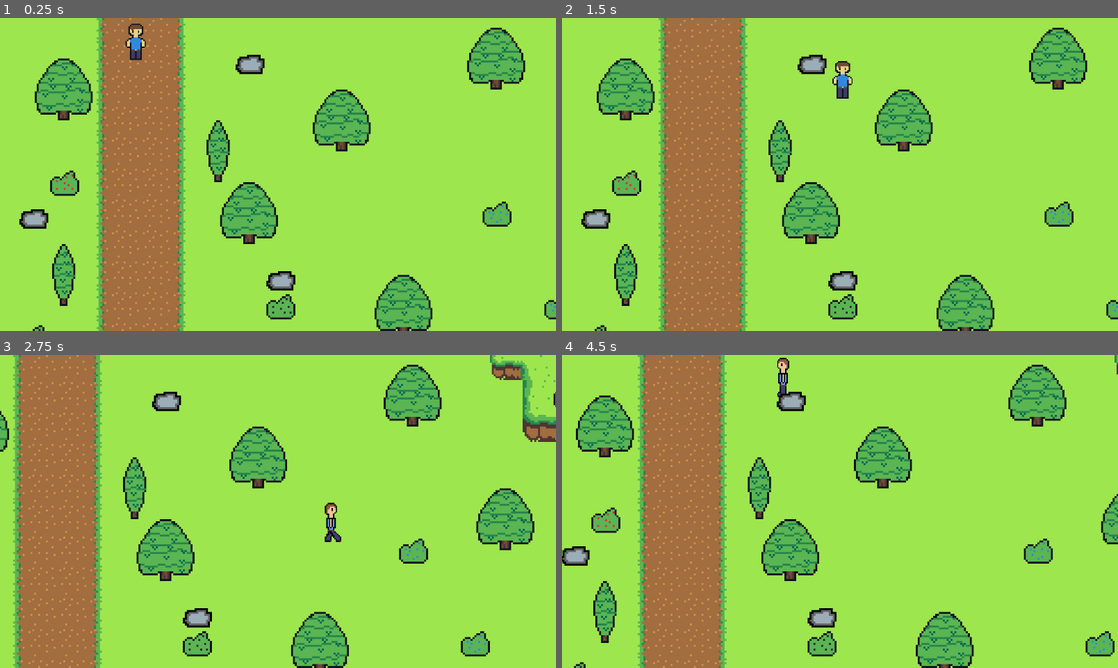
Above: before the commit, frames 1-4 (two rows, left to right).
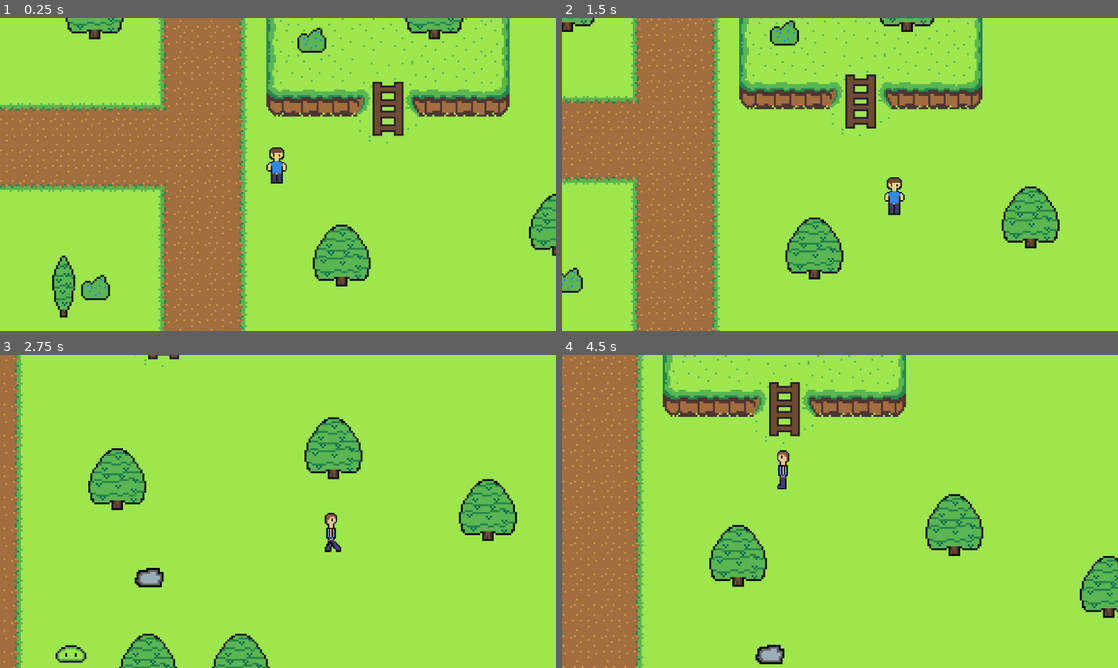
Above: after the commit, the same moments.

Repository: P3anutBu113r/glichlands-game
Game: Godot game, scene res://scenes/levels/plains/junction.tscn
Two runs of this game, one before a commit and one after it. Both use one fixed random seed, a clock stepped at 60 frames per second and the inputs below. Before the commit the project starts from res://scenes/junction.tscn.
Inputs (mouse positions are in pixels of both pictures, inside the frame that each line leads up to):
- Up to frame 1 (0.25 s): no input
- Up to frame 2 (1.5 s): move the mouse to (962, 158) at 0.52 s; hold Right (ui_right) 0.53-1.28 s; click (962, 158) at 0.6 s; move the mouse to (728, 190) at 1.27 s; hold Down (ui_down) from 1.28 s (still down); tap Space (space) at 1.35 s
- Up to frame 3 (2.75 s): move the mouse to (333, 442) at 2.02 s; release Down (ui_down) at 2.03 s; hold Right (ui_right) from 2.03 s (still down); click (333, 442) at 2.1 s
- Up to frame 4 (4.5 s): move the mouse to (812, 574) at 2.77 s; release Right (ui_right) at 2.78 s; hold Up (ui_up) 2.78-3.53 s; tap Space (space) at 2.85, 4.35 s; move the mouse to (1006, 558) at 3.52 s; hold Left (ui_left) from 3.53 s (still down); click (1006, 558) at 3.6 s; move the mouse to (673, 464) at 4.27 s

The runs differ from the first frame. In frame 1, 43% of the frame differs, in the area x 0-100%, y 0-100%; in frame 2, 33%; in frame 3, 33%; in frame 4, 45%.

Commit message:
HOLY SHIT I FOUND THE ERROR

Diff:
--- a/project.godot
+++ b/project.godot
@@ -11,13 +11,14 @@
 [application]
 
 config/name="random game"
-run/main_scene="res://scenes/junction.tscn"
+run/main_scene="res://scenes/levels/plains/junction.tscn"
 config/features=PackedStringArray("4.3", "GL Compatibility")
 config/icon="res://icon.svg"
 
 [autoload]
 
 Global="*res://scripts/global.gd"
+NavigationManager="*res://scripts/Navigation_manager.gd"
 
 [display]
 
--- a/scenes/character.tscn
+++ b/scenes/characters/character.tscn
@@ -1,91 +1,91 @@
 [gd_scene load_steps=41 format=3 uid="uid://byqwrxtmyt6ql"]
 
-[ext_resource type="Texture2D" uid="uid://c4i8g6inr645q" path="res://art/Character spritesheets/the guy/the guy.png" id="1_hpyxm"]
-[ext_resource type="Script" path="res://scripts/character.gd" id="1_tsvs4"]
-[ext_resource type="Texture2D" uid="uid://lqyp3yuetoga" path="res://art/Character spritesheets/the guy/Behind_hurtt.png" id="2_dxawm"]
-[ext_resource type="Texture2D" uid="uid://de114upjslulx" path="res://art/Character spritesheets/the guy/Right-Sideways-guy1-sheet.png" id="3_7j5o5"]
-[ext_resource type="Texture2D" uid="uid://cwo8klrmqcb4n" path="res://art/Character spritesheets/the guy/the guy walking-sheet.png" id="3_gunpy"]
-[ext_resource type="Texture2D" uid="uid://btt12jfiyqha7" path="res://art/Character spritesheets/the guy/the guy up idle.png" id="3_pqy8k"]
-[ext_resource type="Texture2D" uid="uid://cfbl3h2t2n2lj" path="res://art/Character spritesheets/the guy/the guy_hurt_down.png" id="4_ghtb7"]
-[ext_resource type="Texture2D" uid="uid://vr0502el1pev" path="res://art/Character spritesheets/the guy/Left-Sideways-guy1-sheet-sheet.png" id="5_35v0i"]
-[ext_resource type="Texture2D" uid="uid://c4xdf2g5unbrw" path="res://art/Character spritesheets/the guy/side_hurt.png" id="7_514g0"]
-[ext_resource type="Texture2D" uid="uid://cy436emcu3h7g" path="res://art/Character spritesheets/the guy/the guy behind walking1-sheet-sheet.png" id="7_qk2ia"]
-[ext_resource type="Texture2D" uid="uid://d12o3rc4nnlpt" path="res://art/Weapons/wood sword 1.png" id="8_e344q"]
+[ext_resource type="Script" path="res://scripts/character.gd" id="1_qkru6"]
+[ext_resource type="Texture2D" uid="uid://c4i8g6inr645q" path="res://art/Character spritesheets/the guy/the guy.png" id="2_x0j30"]
+[ext_resource type="Texture2D" uid="uid://cwo8klrmqcb4n" path="res://art/Character spritesheets/the guy/the guy walking-sheet.png" id="3_f3b57"]
+[ext_resource type="Texture2D" uid="uid://cfbl3h2t2n2lj" path="res://art/Character spritesheets/the guy/the guy_hurt_down.png" id="4_insye"]
+[ext_resource type="Texture2D" uid="uid://de114upjslulx" path="res://art/Character spritesheets/the guy/Right-Sideways-guy1-sheet.png" id="5_1yo43"]
+[ext_resource type="Texture2D" uid="uid://vr0502el1pev" path="res://art/Character spritesheets/the guy/Left-Sideways-guy1-sheet-sheet.png" id="6_kpbx2"]
+[ext_resource type="Texture2D" uid="uid://c4xdf2g5unbrw" path="res://art/Character spritesheets/the guy/side_hurt.png" id="7_7hp2t"]
+[ext_resource type="Texture2D" uid="uid://btt12jfiyqha7" path="res://art/Character spritesheets/the guy/the guy up idle.png" id="8_6t5c8"]
+[ext_resource type="Texture2D" uid="uid://cy436emcu3h7g" path="res://art/Character spritesheets/the guy/the guy behind walking1-sheet-sheet.png" id="9_afq34"]
+[ext_resource type="Texture2D" uid="uid://lqyp3yuetoga" path="res://art/Character spritesheets/the guy/Behind_hurtt.png" id="10_1vxo0"]
+[ext_resource type="Texture2D" uid="uid://d12o3rc4nnlpt" path="res://art/Weapons/wood sword 1.png" id="11_ec3om"]
 
 [sub_resource type="AtlasTexture" id="AtlasTexture_vbbgd"]
-atlas = ExtResource("1_hpyxm")
+atlas = ExtResource("2_x0j30")
 region = Rect2(0, 0, 16, 32)
 
 [sub_resource type="AtlasTexture" id="AtlasTexture_nyxsg"]
-atlas = ExtResource("1_hpyxm")
+atlas = ExtResource("2_x0j30")
 region = Rect2(16, 0, 16, 32)
 
 [sub_resource type="AtlasTexture" id="AtlasTexture_x8ulv"]
-atlas = ExtResource("3_gunpy")
+atlas = ExtResource("3_f3b57")
 region = Rect2(0, 0, 16, 32)
 
 [sub_resource type="AtlasTexture" id="AtlasTexture_woams"]
-atlas = ExtResource("3_gunpy")
+atlas = ExtResource("3_f3b57")
 region = Rect2(16, 0, 16, 32)
 
 [sub_resource type="AtlasTexture" id="AtlasTexture_6x68y"]
-atlas = ExtResource("3_gunpy")
+atlas = ExtResource("3_f3b57")
 region = Rect2(32, 0, 16, 32)
 
 [sub_resource type="AtlasTexture" id="AtlasTexture_rh1ul"]
-atlas = ExtResource("3_gunpy")
+atlas = ExtResource("3_f3b57")
 region = Rect2(48, 0, 16, 32)
 
 [sub_resource type="AtlasTexture" id="AtlasTexture_3kort"]
-atlas = ExtResource("4_ghtb7")
+atlas = ExtResource("4_insye")
 region = Rect2(0, 0, 16, 32)
 
 [sub_resource type="AtlasTexture" id="AtlasTexture_ldvnw"]
-atlas = ExtResource("3_7j5o5")
+atlas = ExtResource("5_1yo43")
 region = Rect2(0, 0, 16, 32)
 
 [sub_resource type="AtlasTexture" id="AtlasTexture_fr2al"]
-atlas = ExtResource("3_7j5o5")
+atlas = ExtResource("5_1yo43")
 region = Rect2(16, 0, 16, 32)
 
 [sub_resource type="AtlasTexture" id="AtlasTexture_wn3sh"]
-atlas = ExtResource("5_35v0i")
+atlas = ExtResource("6_kpbx2")
 region = Rect2(0, 0, 16, 32)
 
 [sub_resource type="AtlasTexture" id="AtlasTexture_p013p"]
-atlas = ExtResource("5_35v0i")
+atlas = ExtResource("6_kpbx2")
 region = Rect2(16, 0, 16, 32)
 
 [sub_resource type="AtlasTexture" id="AtlasTexture_nyojc"]
-atlas = ExtResource("7_514g0")
+atlas = ExtResource("7_7hp2t")
 region = Rect2(0, 0, 16, 32)
 
 [sub_resource type="AtlasTexture" id="AtlasTexture_tgvrc"]
-atlas = ExtResource("3_pqy8k")
+atlas = ExtResource("8_6t5c8")
 region = Rect2(0, 0, 16, 32)
 
 [sub_resource type="AtlasTexture" id="AtlasTexture_xdji0"]
-atlas = ExtResource("3_pqy8k")
+atlas = ExtResource("8_6t5c8")
 region = Rect2(16, 0, 16, 32)
 
 [sub_resource type="AtlasTexture" id="AtlasTexture_ni7uo"]
-atlas = ExtResource("7_qk2ia")
+atlas = ExtResource("9_afq34")
 region = Rect2(0, 0, 16, 32)
 
 [sub_resource type="AtlasTexture" id="AtlasTexture_aufx5"]
-atlas = ExtResource("7_qk2ia")
+atlas = ExtResource("9_afq34")
 region = Rect2(16, 0, 16, 32)
 
 [sub_resource type="AtlasTexture" id="AtlasTexture_dxuep"]
-atlas = ExtResource("7_qk2ia")
+atlas = ExtResource("9_afq34")
 region = Rect2(32, 0, 16, 32)
 
 [sub_resource type="AtlasTexture" id="AtlasTexture_tk50r"]
-atlas = ExtResource("7_qk2ia")
+atlas = ExtResource("9_afq34")
 region = Rect2(48, 0, 16, 32)
 
 [sub_resource type="AtlasTexture" id="AtlasTexture_5udhw"]
-atlas = ExtResource("2_dxawm")
+atlas = ExtResource("10_1vxo0")
 region = Rect2(0, 0, 16, 32)
 
 [sub_resource type="SpriteFrames" id="SpriteFrames_ncipj"]
--- a/scenes/green_slime.tscn
+++ b/scenes/characters/green_slime.tscn
@@ -145,7 +145,7 @@
 radius = 4.0
 
 [sub_resource type="CircleShape2D" id="CircleShape2D_eccq2"]
-radius = 101.02
+radius = 57.1402
 
 [sub_resource type="CircleShape2D" id="CircleShape2D_kncrw"]
 radius = 23.0217
--- /dev/null
+++ b/scenes/levels/door.tscn
@@ -0,0 +1,16 @@
+[gd_scene load_steps=3 format=3 uid="uid://cdi5nck1cpbg5"]
+
+[ext_resource type="Script" path="res://scripts/door.gd" id="1_ohjdv"]
+
+[sub_resource type="RectangleShape2D" id="RectangleShape2D_chodh"]
+size = Vector2(44.5, 37)
+
+[node name="SceneChangeDoor" type="Area2D"]
+script = ExtResource("1_ohjdv")
+
+[node name="CollisionShape2D" type="CollisionShape2D" parent="."]
+shape = SubResource("RectangleShape2D_chodh")
+
+[node name="Spawn" type="Marker2D" parent="."]
+
+[connection signal="body_entered" from="." to="." method="_on_body_entered"]
--- a/scenes/flower_ring.tscn
+++ b/scenes/levels/plains/flower_ring.tscn
@@ -1,41 +1,39 @@
 [gd_scene load_steps=5 format=4 uid="uid://eavt6516pchm"]
 
-[ext_resource type="Script" path="res://scripts/flower_ring.gd" id="1_e17ui"]
-[ext_resource type="PackedScene" uid="uid://byqwrxtmyt6ql" path="res://scenes/character.tscn" id="1_wou83"]
-[ext_resource type="TileSet" uid="uid://bdrhldmlhebet" path="res://art/tilesets/plains.tres" id="2_6nwuo"]
-
-[sub_resource type="RectangleShape2D" id="RectangleShape2D_y7fjh"]
-size = Vector2(43, 37)
+[ext_resource type="Script" path="res://scripts/basic_level.gd" id="1_qxtu4"]
+[ext_resource type="TileSet" uid="uid://bdrhldmlhebet" path="res://art/tilesets/plains.tres" id="2_uvqnl"]
+[ext_resource type="PackedScene" uid="uid://byqwrxtmyt6ql" path="res://scenes/characters/character.tscn" id="3_ou6nw"]
+[ext_resource type="PackedScene" uid="uid://cdi5nck1cpbg5" path="res://scenes/levels/door.tscn" id="4_n4pul"]
 
 [node name="Flower_ring" type="Node2D"]
 z_index = 1
 y_sort_enabled = true
-script = ExtResource("1_e17ui")
+script = ExtResource("1_qxtu4")
 
 [node name="TileMap" type="TileMap" parent="."]
 z_index = 1
 z_as_relative = false
 y_sort_enabled = true
-tile_set = ExtResource("2_6nwuo")
+tile_set = ExtResource("2_uvqnl")
 format = 2
 
 [node name="ground" type="TileMapLayer" parent="TileMap"]
 use_parent_material = true
 tile_map_data = PackedByteArray("AAAHAAAAAgAAAAEAAAAGAAAAAgAAAAEAAAAGAAEAAgAAAAEAAAAHAAEAAgAAAAEAAAAIAAAAAgABAAEAAAAIAA …(6400 unchanged characters)…
-tile_set = ExtResource("2_6nwuo")
+tile_set = ExtResource("2_uvqnl")
 
 [node name="hills" type="TileMapLayer" parent="TileMap"]
 use_parent_material = true
 tile_map_data = PackedByteArray("AAAEAAEACAADAAIAAAADAAEACAACAAIAAAACAAEACAACAAIAAAAEAAAACAADAAEAAAADAAAACAACAAEAAAACAA …(32912 unchanged characters)…
-tile_set = ExtResource("2_6nwuo")
+tile_set = ExtResource("2_uvqnl")
 
 [node name="plants" type="TileMapLayer" parent="TileMap"]
 y_sort_enabled = true
 use_parent_material = true
 tile_map_data = PackedByteArray("AAADAAgAAAAAAAAAAAAMAAUAAAAAAAAAAAAKAAgAAAACAAAAAAAEAAIAAAACAAAAAAADAAUABQAAAAAAAAANAAMABQAAAAAAAAAMAAgABQABAAAAAAAIAAkABQABAAAAAAABAAMABQACAAAAAAABAAYAAAACAAAAAAA=")
-tile_set = ExtResource("2_6nwuo")
+tile_set = ExtResource("2_uvqnl")
 
-[node name="CharacterBody2D" parent="." instance=ExtResource("1_wou83")]
+[node name="CharacterBody2D" parent="." instance=ExtResource("3_ou6nw")]
 position = Vector2(112, 16)
 
 [node name="flower_ring_camera2" type="Camera2D" parent="CharacterBody2D"]
@@ -47,16 +45,23 @@
 drag_horizontal_enabled = true
 drag_vertical_enabled = true
 
-[node name="flower ring exit" type="Area2D" parent="."]
-
-[node name="CollisionShape2D" type="CollisionShape2D" parent="flower ring exit"]
-position = Vector2(111.5, -18.5)
-shape = SubResource("RectangleShape2D_y7fjh")
-
 [node name="collisions" type="StaticBody2D" parent="."]
 
 [node name="CollisionPolygon2D" type="CollisionPolygon2D" parent="collisions"]
 polygon = PackedVector2Array(-2, 4, 17, 0, 89, 0, 88, -37, 136, -37, 135, 0, 174, -1, 127, -96, 17, 0)
 
-[connection signal="body_entered" from="flower ring exit" to="." method="_on_flower_ring_exit_body_entered"]
-[connection signal="body_exited" from="flower ring exit" to="." method="_on_flower_ring_exit_body_exited"]
+[node name="Doors" type="Node" parent="."]
+
+[node name="Door_N" parent="Doors" instance=ExtResource("4_n4pul")]
+position = Vector2(-409, 160)
+destination_level_tag = "junction"
+destination_door_tag = "S"
+spawn_direction = "down"
+
+[node name="CollisionShape2D" parent="Doors/Door_N" index="0"]
+position = Vector2(520.5, -176)
+
+[node name="Spawn" parent="Doors/Door_N" index="1"]
+position = Vector2(521, -145)
+
+[editable path="Doors/Door_N"]
--- a/scenes/junction.tscn
+++ b/scenes/levels/plains/junction.tscn
@@ -1,20 +1,18 @@
 [gd_scene load_steps=6 format=3 uid="uid://dinurdrpd0w14"]
 
-[ext_resource type="Script" path="res://scripts/junction.gd" id="1_ln768"]
-[ext_resource type="PackedScene" uid="uid://byqwrxtmyt6ql" path="res://scenes/character.tscn" id="2_ir5xv"]
-[ext_resource type="TileSet" uid="uid://bdrhldmlhebet" path="res://art/tilesets/plains.tres" id="3_mpkov"]
-[ext_resource type="PackedScene" uid="uid://bm0dw3edj6qxj" path="res://scenes/green_slime.tscn" id="4_s5cjb"]
-
-[sub_resource type="RectangleShape2D" id="RectangleShape2D_ypyom"]
-size = Vector2(41, 36)
+[ext_resource type="Script" path="res://scripts/basic_level.gd" id="1_c02oa"]
+[ext_resource type="PackedScene" uid="uid://byqwrxtmyt6ql" path="res://scenes/characters/character.tscn" id="2_fduia"]
+[ext_resource type="TileSet" uid="uid://bdrhldmlhebet" path="res://art/tilesets/plains.tres" id="3_ea6b4"]
+[ext_resource type="PackedScene" uid="uid://cdi5nck1cpbg5" path="res://scenes/levels/door.tscn" id="4_0kyo5"]
+[ext_resource type="PackedScene" uid="uid://bm0dw3edj6qxj" path="res://scenes/characters/green_slime.tscn" id="5_6gdkv"]
 
 [node name="junction" type="Node2D"]
 z_index = 1
 y_sort_enabled = true
 position = Vector2(-5, -18)
-script = ExtResource("1_ln768")
+script = ExtResource("1_c02oa")
 
-[node name="CharacterBody2D" parent="." instance=ExtResource("2_ir5xv")]
+[node name="CharacterBody2D" parent="." instance=ExtResource("2_fduia")]
 position = Vector2(146, -13)
 
 [node name="junction_camera2" type="Camera2D" parent="CharacterBody2D"]
@@ -49,25 +47,31 @@
 scale = Vector2(50, 50)
 polygon = PackedVector2Array(-15.9213, -2.22547, -15.0813, -2.24547, -15.1413, -3.14547, -14.1613, -3.10547, -14.1213,  …(360 unchanged characters)…
 
-[node name="flower ring transition" type="Area2D" parent="."]
-position = Vector2(100, 212)
+[node name="Doors" type="Node2D" parent="."]
+position = Vector2(51, 146)
 
-[node name="CollisionShape2D" type="CollisionShape2D" parent="flower ring transition"]
-position = Vector2(10, 3)
-shape = SubResource("RectangleShape2D_ypyom")
+[node name="Door_S" parent="Doors" instance=ExtResource("4_0kyo5")]
+position = Vector2(-1, 5)
+destination_level_tag = "flower_ring"
+destination_door_tag = "N"
 
-[node name="green slime" parent="." instance=ExtResource("4_s5cjb")]
-position = Vector2(106, 142)
+[node name="CollisionShape2D" parent="Doors/Door_S" index="0"]
+position = Vector2(60.25, 63.5)
 
-[node name="green slime2" parent="." instance=ExtResource("4_s5cjb")]
-position = Vector2(51, 146)
+[node name="Spawn" parent="Doors/Door_S" index="1"]
+position = Vector2(59, 34)
+
+[node name="green slime" parent="." instance=ExtResource("5_6gdkv")]
+position = Vector2(188, 142)
+
+[node name="green slime2" parent="." instance=ExtResource("5_6gdkv")]
+position = Vector2(156, 123)
 metadata/range = 0
 
-[node name="green slime3" parent="." instance=ExtResource("4_s5cjb")]
+[node name="green slime3" parent="." instance=ExtResource("5_6gdkv")]
 position = Vector2(191, 131)
 
-[node name="green slime4" parent="." instance=ExtResource("4_s5cjb")]
+[node name="green slime4" parent="." instance=ExtResource("5_6gdkv")]
 position = Vector2(-136, -27)
 
-[connection signal="body_entered" from="flower ring transition" to="." method="_on_flower_ring_transition_body_entered"]
-[connection signal="body_exited" from="flower ring transition" to="." method="_on_flower_ring_transition_body_exited"]
+[editable path="Doors/Door_S"]
--- /dev/null
+++ b/scripts/Navigation_manager.gd
@@ -0,0 +1,21 @@
+extends Node
+
+signal on_trigger_player_spawn
+
+var spawn_door_tag
+
+func go_to_level(level_tag, destination_tag):
+	var scene_to_load
+
+	match level_tag:
+		"flower_ring":
+			scene_to_load = "res://scenes/levels/plains/flower_ring.tscn"
+		"junction":
+			scene_to_load = "res://scenes/levels/plains/junction.tscn"
+
+	if scene_to_load != null:
+		spawn_door_tag = destination_tag
+		get_tree().change_scene_to_file(scene_to_load)
+
+func trigger_player_spawn(position: Vector2, direction: String):
+	on_trigger_player_spawn.emit(position, direction)
--- /dev/null
+++ b/scripts/basic_level.gd
@@ -0,0 +1,11 @@
+extends Node2D
+func _ready():
+
+	if NavigationManager.spawn_door_tag != null:
+		_on_level_spawn(NavigationManager.spawn_door_tag)
+
+func _on_level_spawn(destination_tag: String):
+
+	var door_path = "Doors/Door_" + destination_tag
+	var door = get_node(door_path) as Door
+	NavigationManager.trigger_player_spawn(door.spawn.global_position, door.spawn_direction)
--- a/scripts/character.gd
+++ b/scripts/character.gd
@@ -1,4 +1,5 @@
 extends CharacterBody2D
+class_name Player
 #the initiation of the variables
 var enemy_inattack_range = false
 var enemy_type = "none"
@@ -14,15 +15,19 @@
 #approach the undeleatable gap
 
 const SPEED = 100
-const acceleration = 5
+const acceleration = 5.0
 var input: Vector2
 var current_dirrection = "down"
 var dashcooldown = true
 
 func _ready():
+	NavigationManager.on_trigger_player_spawn.connect(on_spawn)
 	$AnimatedSprite2D.play("down idle")
 	health = Global.player_max_health
 	$"sword sprites".hide()
+func on_spawn(position: Vector2, direction: String):
+	global_position = position
+	current_dirrection = direction
 
 #ALL HAIL THE PHYSICS PROCESS
 func _physics_process(delta):
@@ -36,14 +41,16 @@
 func get_input():
 	input.x = Input.get_action_strength("ui_right") - Input.get_action_strength("ui_left")
 	input.y = Input.get_action_strength("ui_down") - Input.get_action_strength("ui_up")
-	return input.normalized()
+	input = input.normalized()
 func player_movement(delta):
 	var player_input = get_input()
+
+
+
 	if player_input == Vector2.ZERO:
 		velocity = Vector2.ZERO
 	else:
 		velocity = input * SPEED
-
 	move_and_slide()
 func health_processing():
 	$healthbar.value = health
@@ -57,17 +64,17 @@
 		queue_free()
 
 func get_current_direction():
-	if Input.is_action_pressed("ui_left"):
+	if Input.is_action_pressed("ui_up"):
+		current_dirrection = "up"
+		playanimation(1)
+	elif Input.is_action_pressed("ui_down"):
+		current_dirrection = "down"
+		playanimation(1)
+	elif Input.is_action_pressed("ui_left"):
 		current_dirrection = "left"
 		playanimation(1)
 	elif Input.is_action_pressed("ui_right"):
 		current_dirrection = "right"
-		playanimation(1)
-	elif Input.is_action_pressed("ui_up"):
-		current_dirrection = "up"
-		playanimation(1)
-	elif Input.is_action_pressed("ui_down"):
-		current_dirrection = "down"
 		playanimation(1)
 	else:
 		playanimation(0)
--- /dev/null
+++ b/scripts/door.gd
@@ -0,0 +1,15 @@
+extends Area2D
+
+class_name Door
+
+@export var destination_level_tag: String
+@export var destination_door_tag: String
+@export var spawn_direction = "up"
+
+@onready var spawn = $Spawn
+
+
+
+func _on_body_entered(body):
+	if body is Player:
+		NavigationManager.go_to_level(destination_level_tag, destination_door_tag)
--- a/scripts/junction.gd
+++ b/scripts/junction.gd
@@ -1,33 +1,6 @@
 extends Node2D
 
 func _ready():
-	firstload()
+	null
 func _physics_process(delta):
-	change_scene_flower_ring()
-
-
-
-func _on_flower_ring_transition_body_entered(body):
-	if body.has_method("player"):
-		$CharacterBody2D.position.x = 108
-		$CharacterBody2D.position.y = 191
-		Global.transition_scene = true
-
-func _on_flower_ring_transition_body_exited(body):
-	if body.has_method("player"):
-		Global.transition_scene = false
-
-func change_scene_flower_ring():
-	if Global.transition_scene == true:
-		if Global.current_scene == "junction":
-			Global.finish_changescenes()
-			get_tree().change_scene_to_file("res://scenes/flower_ring.tscn")
-func firstload():
-	if Global.firstjunctionload == true:
-		$CharacterBody2D.position.x = -279
-		$CharacterBody2D.position.y = -215
-
-		Global.firstjunctionload = false
-	else:
-		$CharacterBody2D.position.x = Global.flower_ring_exit_x
-		$CharacterBody2D.position.y = Global.flower_ring_exit_y
+	null
Not shown: 2 places in scenes/characters/character.tscn that only renumber resources
Not shown: 1 places in scenes/levels/plains/junction.tscn that only renumber resources
